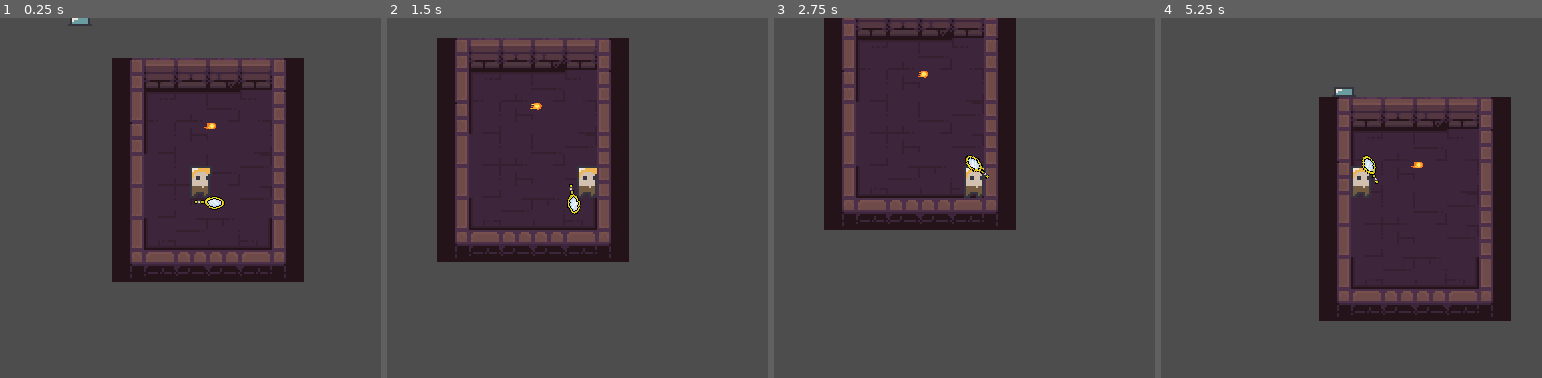
Above: before the commit, frames 1-4 (left to right).
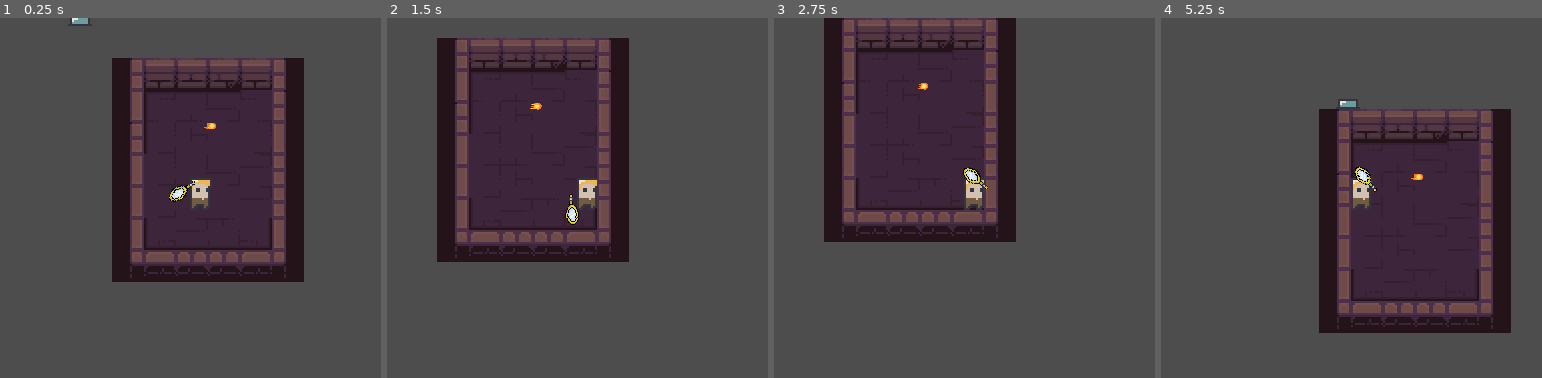
Above: after the commit, the same moments.

Repository: Z3BINI/mirror-attack
Game: Godot game, scene res://scenes/levels/test_level.tscn
Two runs of this game, one before a commit and one after it. Both use one fixed random seed, a clock stepped at 60 frames per second and the inputs below. The project has no main scene, so this scene is started directly.
Inputs (mouse positions are in pixels of both pictures, inside the frame that each line leads up to):
- Up to frame 1 (0.25 s): no input
- Up to frame 2 (1.5 s): move the mouse to (726, 180) at 0.52 s; hold D (move_right) 0.53-1.28 s; tap F (dash) at 0.6 s; tap Enter at 1.25 s; move the mouse to (459, 216) at 1.27 s; hold S (move_down) from 1.28 s (still down); tap Shift (sprint) at 1.35 s
- Up to frame 3 (2.75 s): tap Space at 2 s; move the mouse to (1036, 118) at 2.02 s; release S (move_down) at 2.03 s; hold D (move_right) from 2.03 s (still down); tap F (dash) at 2.1 s
- Up to frame 4 (5.25 s): tap Enter at 2.75 s; move the mouse to (1328, 270) at 2.77 s; release D (move_right) at 2.78 s; hold W (move_up) 2.78-3.53 s; tap Shift (sprint) at 2.85, 4.35 s; move the mouse to (outside the picture) at 3.52 s; hold A (move_left) 3.53-5.03 s; tap F (dash) at 3.6, 5.1 s; move the mouse to (1168, 144) at 4.27 s; move the mouse to (1393, 198) at 5.02 s; hold S (move_down) from 5.03 s (still down)

The runs differ from the first frame. In frame 1, 0.7% of the frame differs, in the area x 44-60%, y 41-54%; in frame 2, 0.7%; in frame 3, 7.3%; in frame 4, 8.8%, in the area x 41-92%, y 19-88%.

Commit message:
Added hurt/dmg to player, enemy and projectile

Diff:
--- a/scenes/enemies/enemy.tscn
+++ b/scenes/enemies/enemy.tscn
@@ -6,6 +6,7 @@
 [ext_resource type="Script" path="res://scripts/states/enemy_states/roam.gd" id="2_qtw1b"]
 [ext_resource type="Script" path="res://scripts/states/enemy_states/idle.gd" id="3_k0fin"]
 [ext_resource type="Script" path="res://scripts/states/enemy_states/hostile.gd" id="5_d6eo2"]
+[ext_resource type="PackedScene" uid="uid://fgciukqxweru" path="res://scenes/components/hurt_box.tscn" id="7_drcld"]
 
 [sub_resource type="AnimationLibrary" id="AnimationLibrary_nx30x"]
 
@@ -15,6 +16,9 @@
 
 [sub_resource type="CircleShape2D" id="CircleShape2D_2l5yv"]
 radius = 78.0577
+
+[sub_resource type="RectangleShape2D" id="RectangleShape2D_qor1i"]
+size = Vector2(10, 8)
 
 [node name="Enemy" type="CharacterBody2D"]
 collision_layer = 2
@@ -64,5 +68,14 @@
 shape = SubResource("CircleShape2D_2l5yv")
 debug_color = Color(1, 0.741176, 0.298039, 0.419608)
 
+[node name="HurtBox" parent="." instance=ExtResource("7_drcld")]
+collision_layer = 64
+collision_mask = 128
+MAX_HP = 4.0
+
+[node name="CollisionShape2D" type="CollisionShape2D" parent="HurtBox"]
+position = Vector2(0, -6)
+shape = SubResource("RectangleShape2D_qor1i")
+
 [connection signal="body_entered" from="PlayerDetector" to="." method="_on_player_detector_body_entered"]
 [connection signal="body_exited" from="PlayerDetector" to="." method="_on_player_detector_body_exited"]
--- a/scenes/player/player.tscn
+++ b/scenes/player/player.tscn
@@ -1,15 +1,19 @@
-[gd_scene load_steps=5 format=3 uid="uid://bl4wfwlb1kwnb"]
+[gd_scene load_steps=7 format=3 uid="uid://bl4wfwlb1kwnb"]
 
 [ext_resource type="Script" path="res://scripts/player/player.gd" id="1_0p8j5"]
 [ext_resource type="Texture2D" uid="uid://bn226vstmrwa0" path="res://assets/dungeonSprites_ v1.5/mHero_.png" id="1_sd8bw"]
 [ext_resource type="PackedScene" uid="uid://cis3ajnnfia5r" path="res://scenes/player/mirror.tscn" id="3_dko47"]
+[ext_resource type="PackedScene" uid="uid://fgciukqxweru" path="res://scenes/components/hurt_box.tscn" id="4_lwfmx"]
 
 [sub_resource type="CapsuleShape2D" id="CapsuleShape2D_aa18v"]
 radius = 1.0
 height = 10.0
 
+[sub_resource type="RectangleShape2D" id="RectangleShape2D_t2tti"]
+size = Vector2(10, 16)
+
 [node name="Player" type="CharacterBody2D"]
-collision_mask = 14
+collision_mask = 4
 motion_mode = 1
 script = ExtResource("1_0p8j5")
 MAX_WALK_SPEED = 100.0
@@ -20,20 +24,27 @@
 [node name="AnimationPlayer" type="AnimationPlayer" parent="."]
 
 [node name="PlayerSpriteSheet" type="Sprite2D" parent="."]
-position = Vector2(0, -12)
+position = Vector2(0, -6)
 texture = ExtResource("1_sd8bw")
 hframes = 8
 vframes = 6
 
 [node name="HandPos" type="Node2D" parent="."]
-position = Vector2(0, -6)
 
 [node name="Mirror" parent="HandPos" instance=ExtResource("3_dko47")]
 position = Vector2(8, 0)
 
 [node name="Feet" type="CollisionShape2D" parent="."]
-position = Vector2(0, -1)
+position = Vector2(0, 5)
 rotation = 1.5708
 shape = SubResource("CapsuleShape2D_aa18v")
 
 [node name="Camera2D" type="Camera2D" parent="."]
+
+[node name="HurtBox" parent="." instance=ExtResource("4_lwfmx")]
+collision_layer = 64
+collision_mask = 128
+
+[node name="CollisionShape2D" type="CollisionShape2D" parent="HurtBox"]
+position = Vector2(0, -2)
+shape = SubResource("RectangleShape2D_t2tti")
--- a/scenes/projectiles/fire_ball.tscn
+++ b/scenes/projectiles/fire_ball.tscn
@@ -6,6 +6,7 @@
 [ext_resource type="Texture2D" uid="uid://b6tkxmkrqkh1s" path="res://assets/Fireball/FB003.png" id="3_b86xg"]
 [ext_resource type="Texture2D" uid="uid://8f2cjrve8cih" path="res://assets/Fireball/FB004.png" id="4_3pkuq"]
 [ext_resource type="Texture2D" uid="uid://xgg2ltvlfnrk" path="res://assets/Fireball/FB005.png" id="5_wig8u"]
+[ext_resource type="PackedScene" uid="uid://b3jlpoto5p6df" path="res://scenes/components/damage_box.tscn" id="7_oyhsd"]
 
 [sub_resource type="PhysicsMaterial" id="PhysicsMaterial_qt0xk"]
 bounce = 1.0
@@ -36,6 +37,9 @@
 [sub_resource type="CircleShape2D" id="CircleShape2D_ov2e5"]
 radius = 1.68753
 
+[sub_resource type="CircleShape2D" id="CircleShape2D_ytuju"]
+radius = 1.71196
+
 [node name="FireBall" type="RigidBody2D"]
 collision_layer = 32
 collision_mask = 20
@@ -52,11 +56,20 @@
 scale = Vector2(0.2, 0.2)
 sprite_frames = SubResource("SpriteFrames_i7dxq")
 autoplay = "default"
-frame_progress = 0.0374256
+frame_progress = 0.687343
 
 [node name="FireBallCollision" type="CollisionShape2D" parent="."]
 position = Vector2(-0.483216, 2.38419e-07)
 shape = SubResource("CircleShape2D_ov2e5")
 debug_color = Color(0.964706, 0.0941176, 0.403922, 0.419608)
 
+[node name="DamageBox" parent="." instance=ExtResource("7_oyhsd")]
+collision_layer = 128
+collision_mask = 64
+
+[node name="CollisionShape2D" type="CollisionShape2D" parent="DamageBox"]
+position = Vector2(-0.538859, 0.00984526)
+shape = SubResource("CircleShape2D_ytuju")
+
 [connection signal="body_entered" from="." to="." method="_on_body_entered"]
+[connection signal="area_entered" from="DamageBox" to="." method="_on_damage_box_area_entered"]
Not shown: 1 places in scenes/enemies/enemy.tscn that only renumber resources
Not shown: 1 places in scenes/projectiles/fire_ball.tscn that only renumber resources
